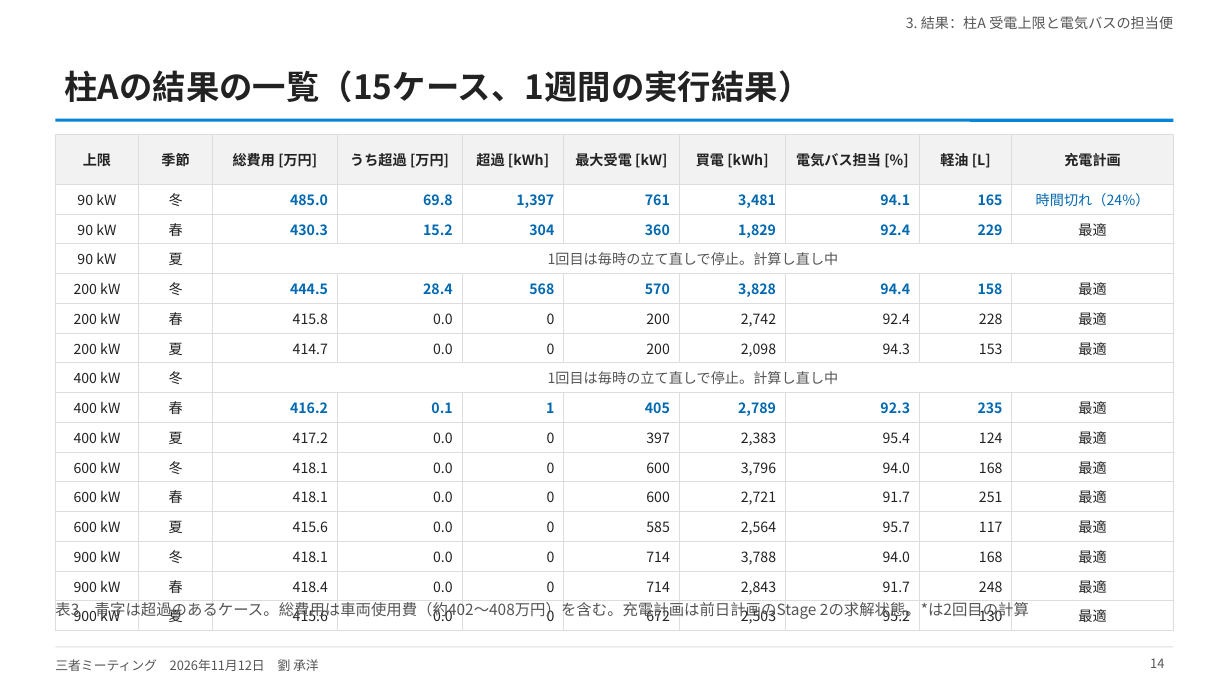
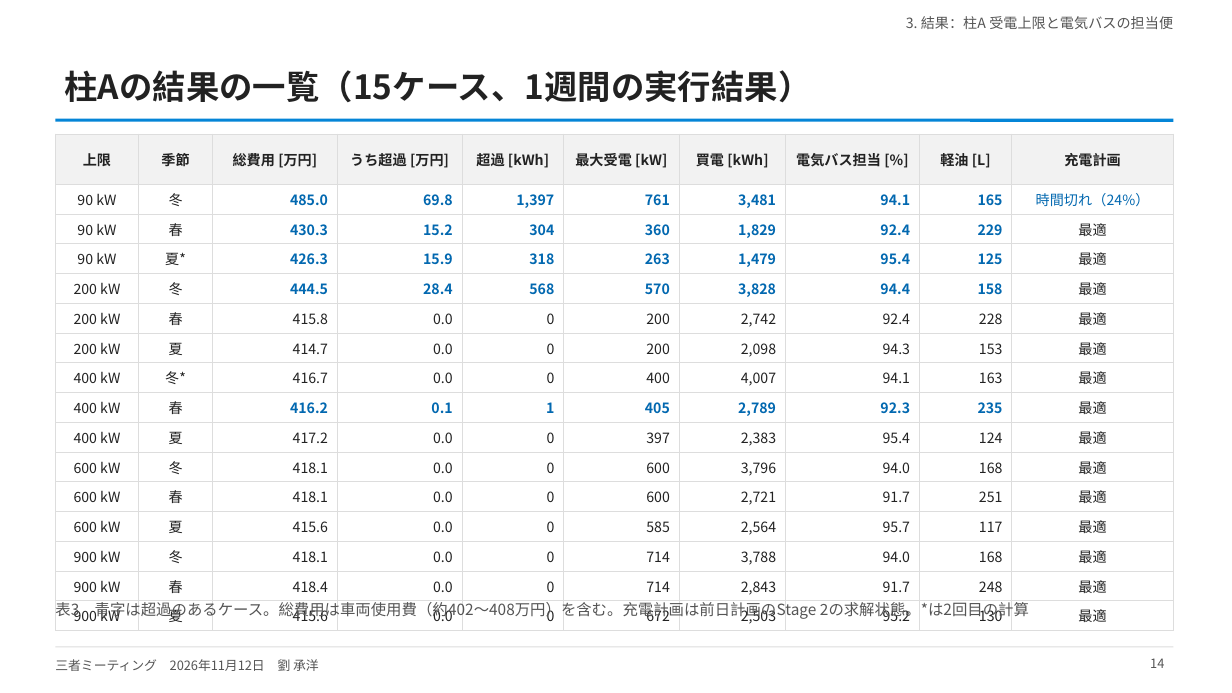
Before and after one commit to CYLIU2003/master-course, a slide deck: slide 14 of outcome/2026-11-12_three_party/three_party_20261112.pptx. Drawn at 1232x693 pixels with LibreOffice and Linux fonts; fonts in the diff are those of the drawing. Boxes give left, top, right and bottom in pixels: in the first picture for what was removed or moved away, otherwise in the second. Text is boxed around its words. In the diff, an @@ line names an element or a change of style, - is before the commit and + after.

```diff
--- a/outcome/2026-11-12_three_party/three_party_20261112.pptx
+++ b/outcome/2026-11-12_three_party/three_party_20261112.pptx
@@ table at [55, 134, 1174, 630] @@
-row 4: 90 kW | 夏 | 1回目は毎時の立て直しで停止。計算し直し中 |  |  |  |  |  |  | 
+row 4: 90 kW | 夏* | 426.3 | 15.9 | 318 | 263 | 1,479 | 95.4 | 125 | 最適
-row 8: 400 kW | 冬 | 1回目は毎時の立て直しで停止。計算し直し中 |  |  |  |  |  |  | 
+row 8: 400 kW | 冬* | 416.7 | 0.0 | 0 | 400 | 4,007 | 94.1 | 163 | 最適
```
Also in this commit, not shown: 5 other slides changed, 2 other files.
